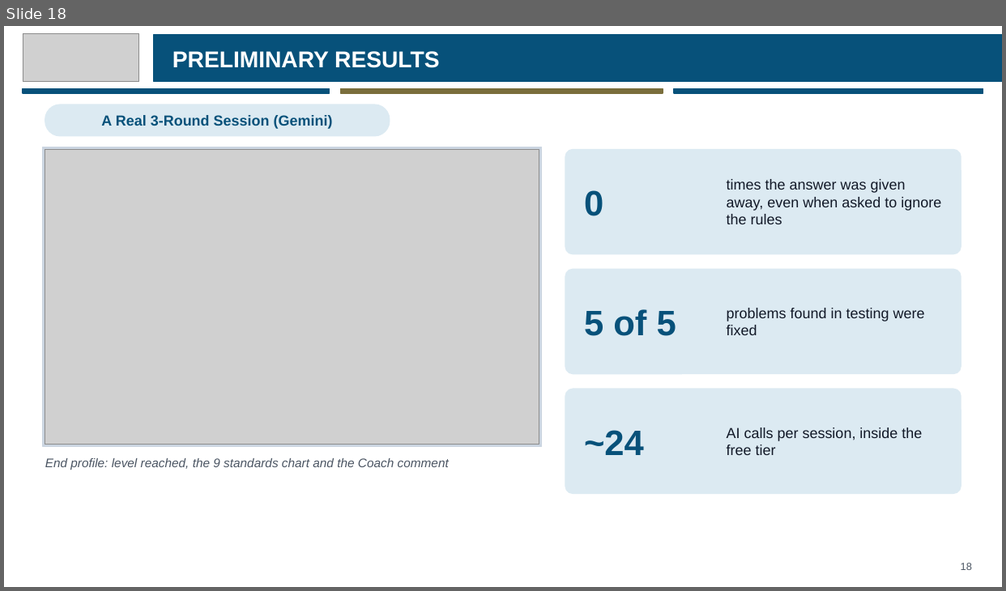
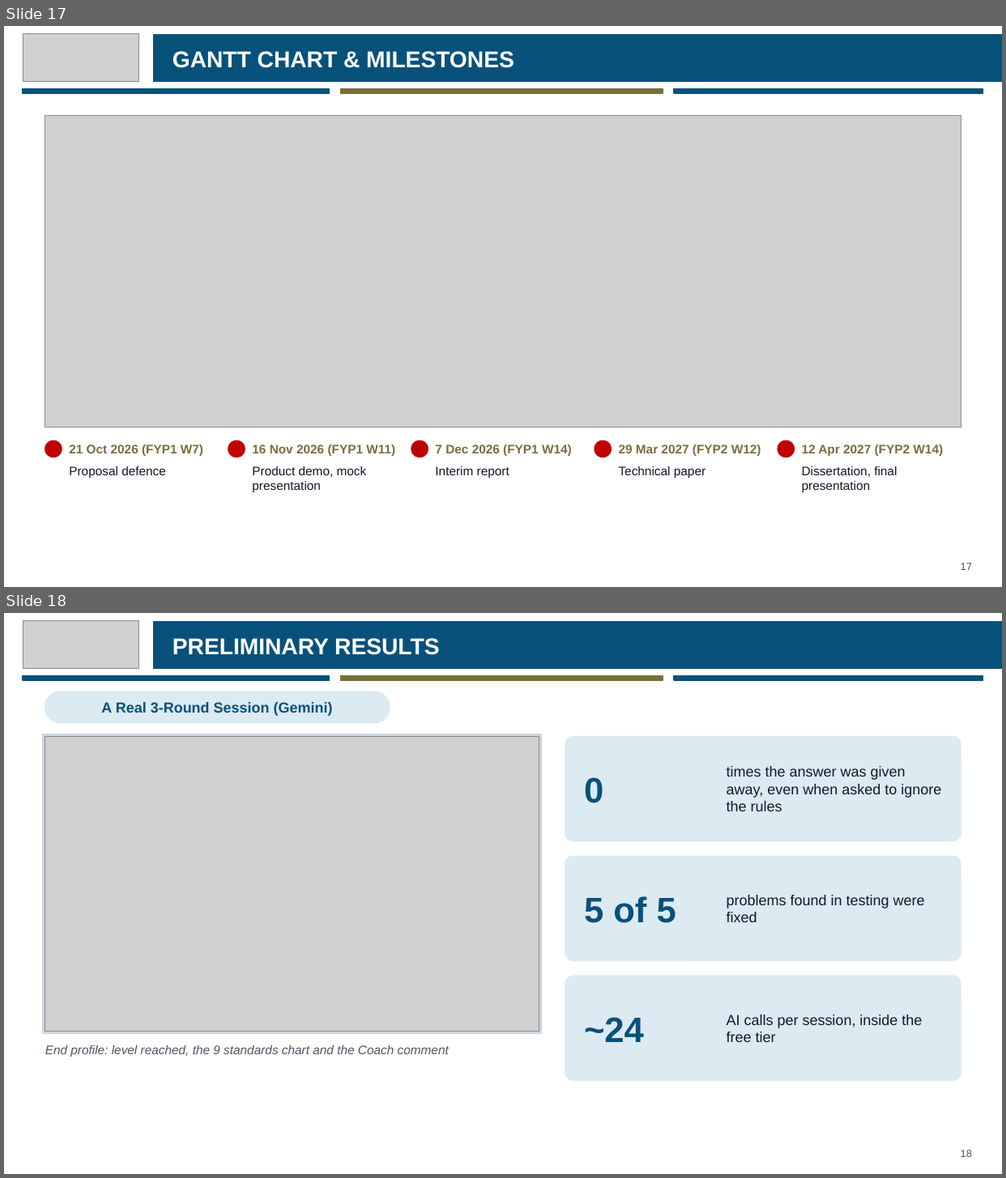
Before and after one commit to eusoffamir/Socratic-AI, a slide deck: docs/defence/Socratic AI Proposal Defence.pptx. Shown one above the other, each under a label of ours: slide 18 before the commit, slides 17 and 18 after it. The pictures are 1006x591 and 1006x1178 pixels, drawn with LibreOffice and Linux fonts; fonts in the diff are those of the drawing; grey boxes stand for pictures. Boxes give left, top, right and bottom in pixels: in the first picture for what was removed or moved away, otherwise in the second. Text is boxed around its words. In the diff, an @@ line names an element or a change of style, - is before the commit and + after.

```diff
--- a/docs/defence/Socratic AI Proposal Defence.pptx
+++ b/docs/defence/Socratic AI Proposal Defence.pptx
@@ slide 17 added at [4, 26, 1002, 587], background #FFFFFF @@
@@ picture added at [23, 33, 138, 82] @@
@@ rectangle added at [154, 35, 1002, 81], fill #07517A, outline #07517A 1 pt @@
@@ text added at [172, 51, 514, 68], 22 pt, text #FFFFFF, bold @@
+GANTT CHART & MILESTONES
@@ rectangle added at [23, 89, 330, 93], fill #07517A, outline #07517A 1 pt @@
@@ rectangle added at [341, 89, 663, 93], fill #7A6E3C, outline #7A6E3C 1 pt @@
@@ rectangle added at [674, 89, 983, 93], fill #07517A, outline #07517A 1 pt @@
@@ picture added at [45, 116, 961, 427] @@
@@ ellipse added at [45, 441, 62, 457], fill #C00000, outline #C00000 1 pt @@
@@ text added at [69, 445, 203, 456], 12 pt, text #7A6E3C, bold @@
+21 Oct 2026 (FYP1 W7)
@@ ellipse added at [228, 441, 245, 457], fill #C00000, outline #C00000 1 pt @@
@@ text added at [252, 445, 395, 456], 12 pt, text #7A6E3C, bold @@
+16 Nov 2026 (FYP1 W11)
@@ ellipse added at [411, 441, 428, 457], fill #C00000, outline #C00000 1 pt @@
@@ text added at [435, 445, 572, 456], 12 pt, text #7A6E3C, bold @@
+7 Dec 2026 (FYP1 W14)
@@ ellipse added at [594, 441, 612, 457], fill #C00000, outline #C00000 1 pt @@
@@ text added at [619, 445, 761, 456], 12 pt, text #7A6E3C, bold @@
+29 Mar 2027 (FYP2 W12)
@@ ellipse added at [778, 441, 795, 457], fill #C00000, outline #C00000 1 pt @@
@@ text added at [802, 445, 943, 456], 12 pt, text #7A6E3C, bold @@
+12 Apr 2027 (FYP2 W14)
@@ text added at [69, 467, 166, 478], 12 pt, text #111827 @@
+Proposal defence
@@ text added at [252, 467, 367, 493], 12 pt, text #111827 @@
+Product demo, mock presentation
@@ text added at [435, 467, 509, 478], 12 pt, text #111827 @@
+Interim report
@@ text added at [619, 467, 705, 478], 12 pt, text #111827 @@
+Technical paper
@@ text added at [802, 467, 897, 493], 12 pt, text #111827 @@
+Dissertation, final presentation
@@ text added at [961, 563, 972, 570], 10 pt, text #4B5563 @@
+17
```
Also in this commit, not shown: 3 slides changed, 2 other slides added, 3 slides removed, 5 other files.
